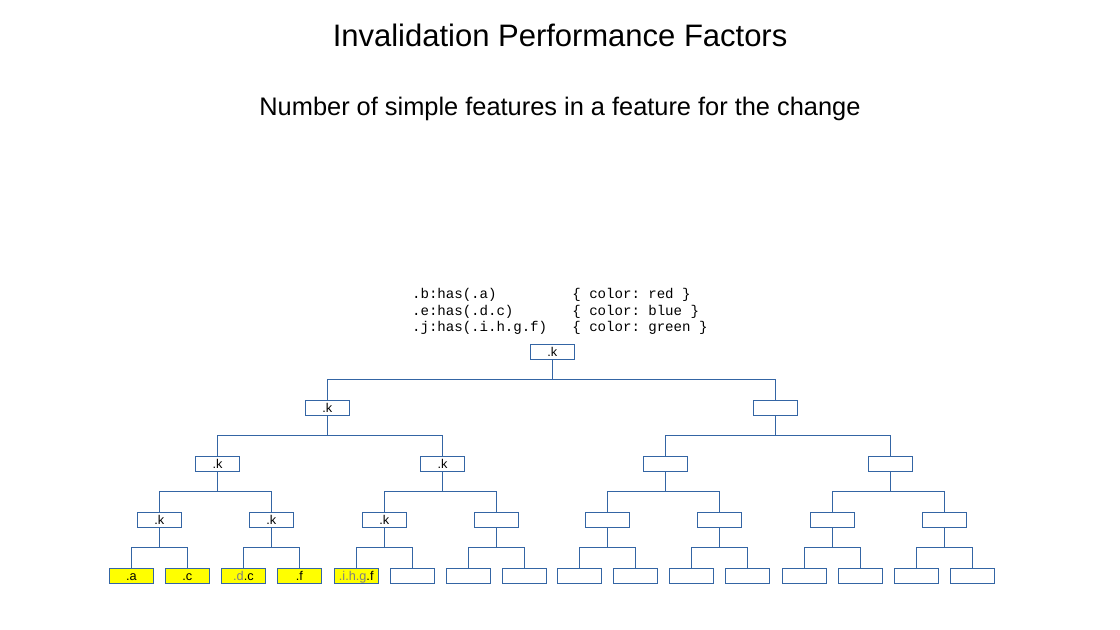
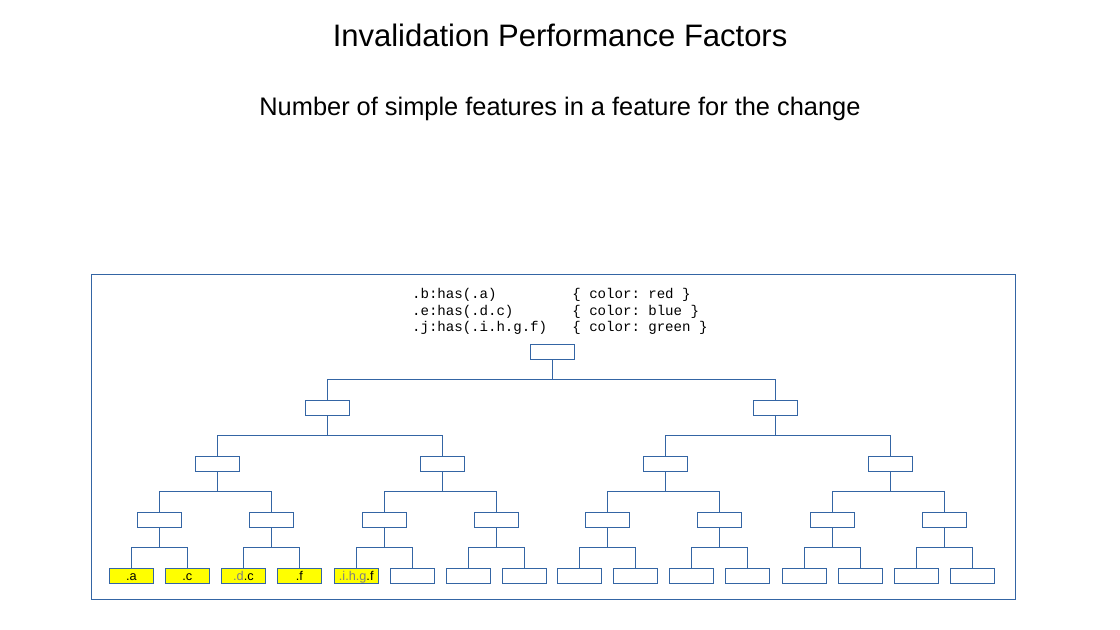
Before and after one commit to Igalia/explainers, a slide deck: slide 21 of css/has/images/has_invalidation.odp (slide 19 before the commit). Drawn at 1120x630 pixels with LibreOffice and Linux fonts; fonts in the diff are those of the drawing. Boxes give left, top, right and bottom in pixels: in the first picture for what was removed or moved away, otherwise in the second. Text is boxed around its words. In the diff, an @@ line names an element or a change of style, - is before the commit and + after.

```diff
--- a/css/has/images/has_invalidation.odp
+++ b/css/has/images/has_invalidation.odp
@@ rectangle added at [91,274,1016,600], outline #3465A4 0 pt @@
@@ text in rectangle at [547,347,557,356]: text removed @@
-.k
@@ text in rectangle at [322,403,332,412]: text removed @@
-.k
@@ text in rectangle at [213,458,223,468]: text removed @@
-.k
@@ text in rectangle at [438,458,448,468]: text removed @@
-.k
@@ text in rectangle at [154,515,164,524]: text removed @@
-.k
@@ text in rectangle at [266,515,276,524]: text removed @@
-.k
@@ text in rectangle at [379,515,389,524]: text removed @@
-.k
```
Also in this commit, not shown: 11 other slides changed, 2 slides added, 16 other files.
